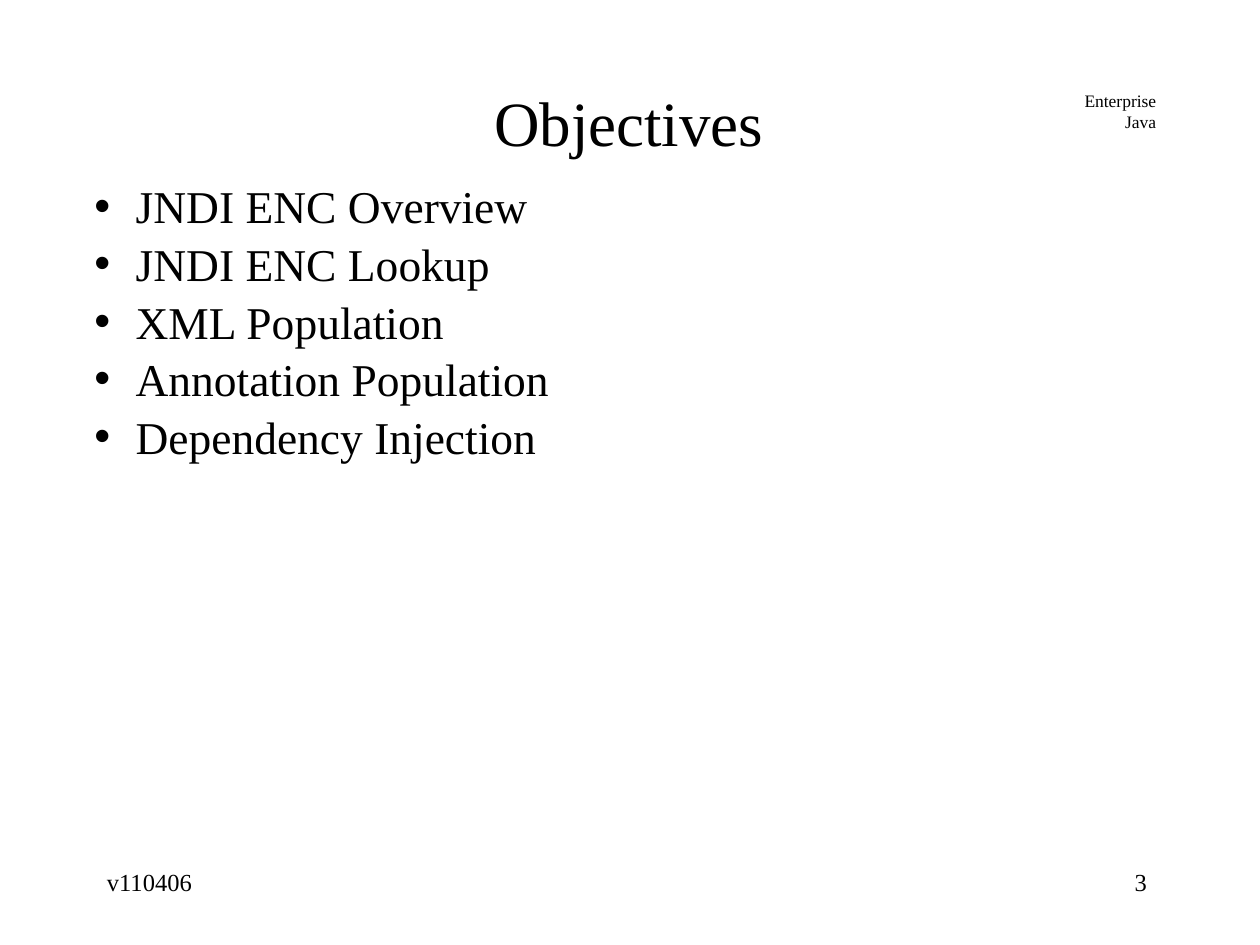
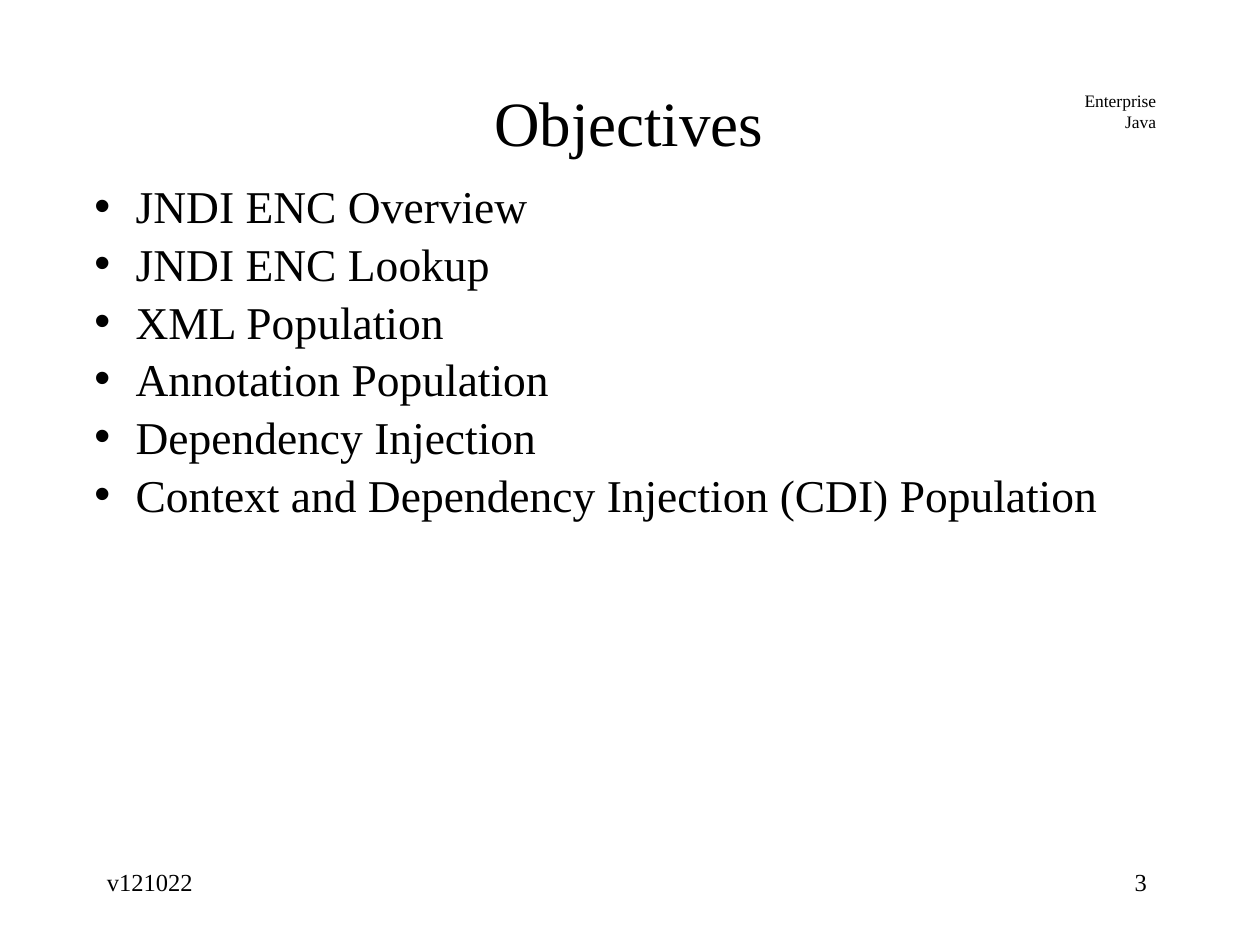
Before and after one commit to jcstaff/ejava-javaee, a slide deck: slide 3 of jndiDemo/src/site/resources/lectures/jndiENC.ppt. Drawn at 1260x945 pixels with LibreOffice and Linux fonts; fonts in the diff are those of the drawing. Boxes give left, top, right and bottom in pixels: in the first picture for what was removed or moved away, otherwise in the second. Text is boxed around its words. In the diff, an @@ line names an element or a change of style, - is before the commit and + after.

```diff
--- a/jndiDemo/src/site/resources/lectures/jndiENC.ppt
+++ b/jndiDemo/src/site/resources/lectures/jndiENC.ppt
@@ text at box(136, 480, 1097, 521): paragraph added @@
+• Context and Dependency Injection (CDI) Population
@@ text at box(107, 874, 193, 892): text changed @@
-v110406
+v121022
```
Also in this commit, not shown: 23 other slides changed, 12 slides added, 1 slide removed.
